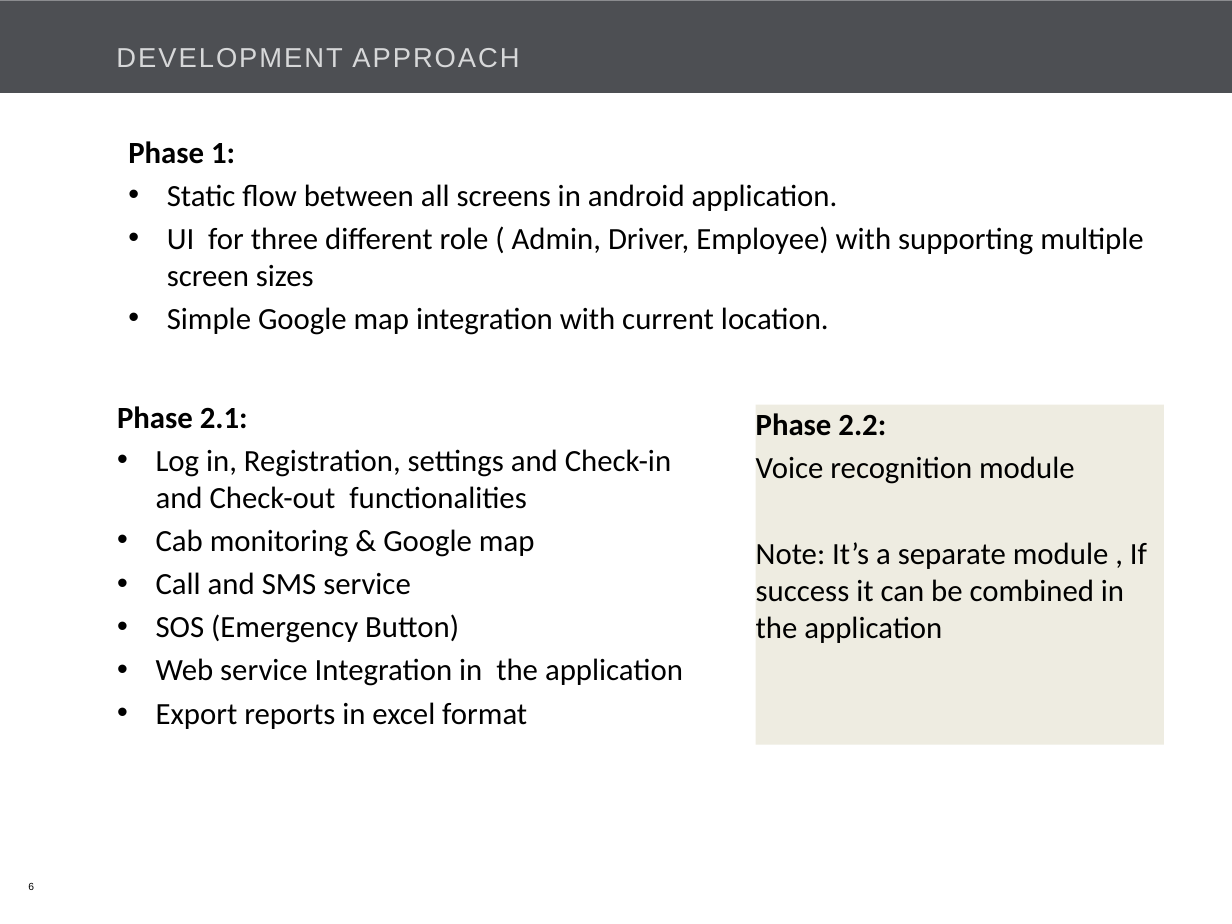
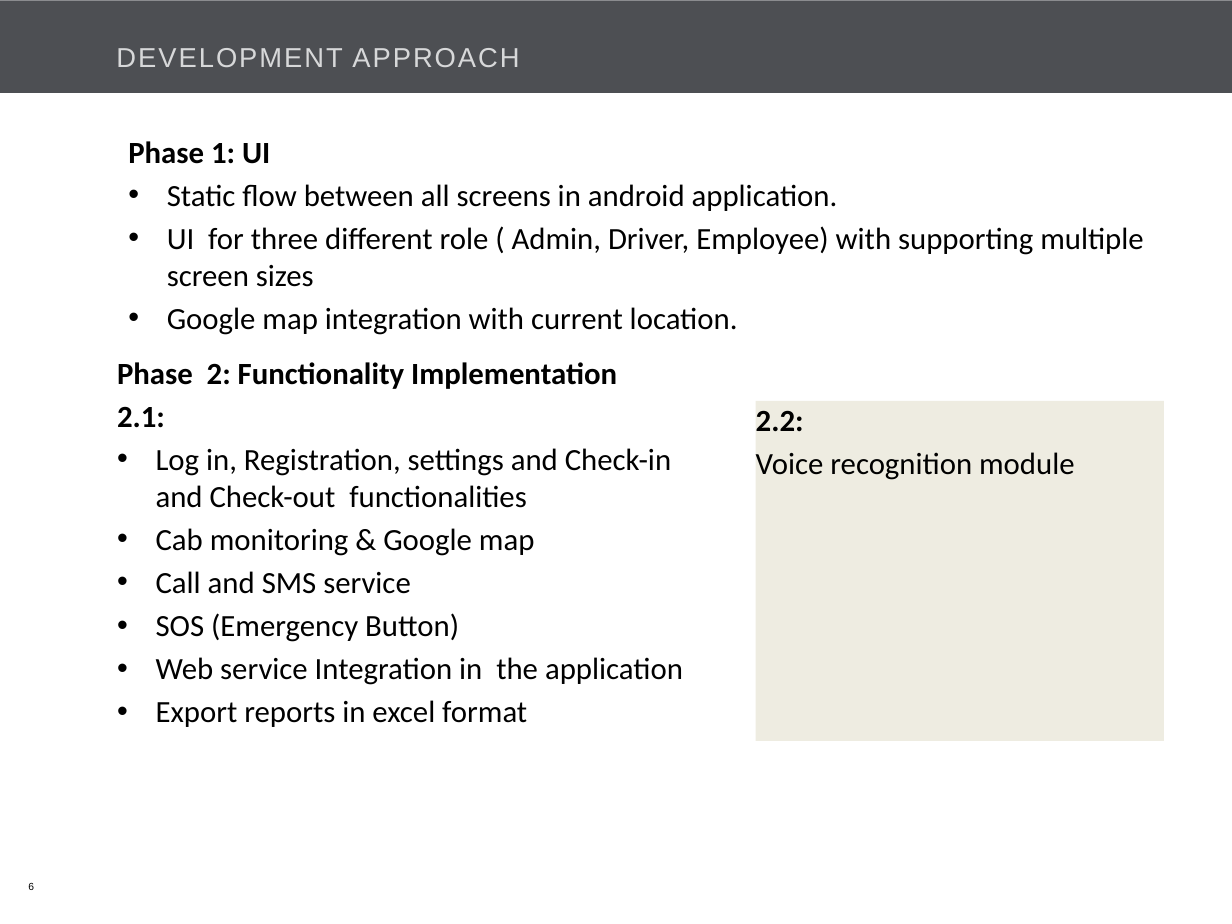
Before and after one commit to Bajarangi/demo, a slide deck: slide 6 of trunk/EasiCab/Documents/EASiCab_POC_kick off.pptx. Drawn at 1232x924 pixels with LibreOffice and Linux fonts; fonts in the diff are those of the drawing; background and template pictures are left out. Boxes give left, top, right and bottom in pixels: in the first picture for what was removed or moved away, otherwise in the second. Text is boxed around its words. In the diff, an @@ line names an element or a change of style, - is before the commit and + after.

```diff
--- a/trunk/EasiCab/Documents/EASiCab_POC_kick off.pptx
+++ b/trunk/EasiCab/Documents/EASiCab_POC_kick off.pptx
@@ text at (128,141,270,164): text changed @@
-Phase 1:
+Phase 1: UI
@@ text at (167,307,738,335): text changed @@
-• Simple Google map integration with current location.
+• Google map integration with current location.
@@ text "Phase 2: Functionality Implementation": place and size @@
-text "Phase 2: Functionality Implementation" at (117,406,683,729)
+text "Phase 2: Functionality Implementation" at (117,362,683,727)
@@ text at (117,362,617,428): text changed @@
-Phase 2.1:
+Phase 2: Functionality Implementation
+2.1:
@@ rectangle "2.2:": place and size @@
-rectangle "2.2:" at (755,404,1163,744)
+rectangle "2.2:" at (755,400,1163,740)
@@ text in rectangle at (756,410,804,432): text changed @@
-Phase 2.2:
+2.2:
@@ text in rectangle at (756,542,1147,643): paragraph removed @@
-Note: It’s a separate module , If success it can be combined in the application
```
Also in this commit, not shown: 7 other slides changed, 2 slides removed.
